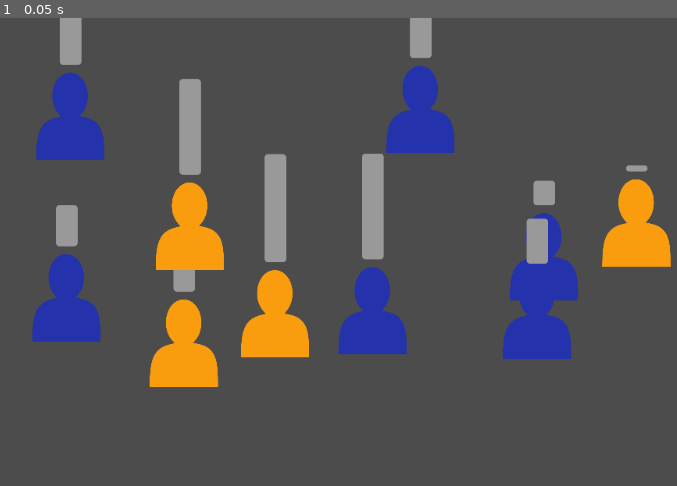
Above: before the commit, frame 1.
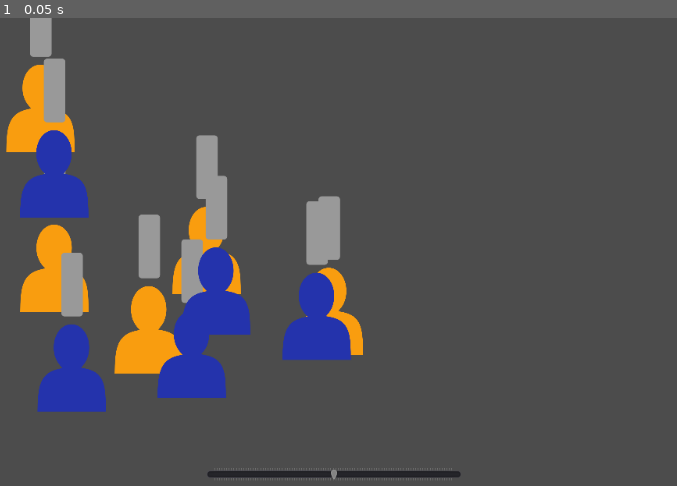
Above: after the commit, the same moment.

Repository: Maaack/Supply-and-Demand-Simulator
Game: Godot game, scene res://Scenes/Main/Main.tscn
Same seed, same stepped clock (60 frames per second), same inputs: the game is played once before the commit and once after it.
Inputs:
- Up to frame 1 (0.05 s): no input

The runs differ from the first frame. In frame 1, 24% of the frame differs, in the area x 0-100%, y 0-99%.

Commit message:
INIT-02: Adds control over the ratio of buyers/sellers.

Diff:
--- a/Scenes/Characters/BaseCharacter.gd
+++ b/Scenes/Characters/BaseCharacter.gd
@@ -1,5 +1,7 @@
 extends Node2D
 
+
+class_name BaseCharacter
 
 enum CharacterRoles{BUYER, SELLER}
 
@@ -9,14 +11,17 @@
 export var buyer_color : Color
 export var seller_color : Color
 
-func _ready():
-	var role : int = randi() % 2
-	var price_point_mod : float = randf() * 0.9
-	match role:
+var character_role : int
+var price_point : float
+
+func set_role(value : int):
+	character_role = value
+	match character_role:
 		CharacterRoles.BUYER:
 			sprite_node.modulate = buyer_color
 		CharacterRoles.SELLER:
 			sprite_node.modulate = seller_color
-			price_point_mod += 0.1
-	var price_point : float = price_point_mod * 100
+
+func set_price_point(value : float):
+	price_point = value
 	basic_bar_ui.set_base(price_point)
--- a/Scenes/Main/Main.gd
+++ b/Scenes/Main/Main.gd
@@ -1,17 +1,7 @@
-extends Node2D
+extends Control
 
 
-var base_character_scene = preload("res://Scenes/Characters/BaseCharacter.tscn")
+onready var world_2d = $ViewportContainer/Viewport/World2D
 
-func add_random_character():
-	var base_character_instance : Node2D = base_character_scene.instance()
-	add_child(base_character_instance)
-	var new_x : float = rand_range(100.0, 924.0)
-	var new_y : float = rand_range(100.0, 500.0)
-	base_character_instance.position = Vector2(new_x, new_y)
-
-
-func _ready():
-	randomize()
-	for i in range(10):
-		add_random_character()
+func _on_HSlider_value_changed(value : float):
+	world_2d.update_ratio(value / 100.0)
--- a/Scenes/Main/Main.tscn
+++ b/Scenes/Main/Main.tscn
@@ -1,6 +1,43 @@
-[gd_scene load_steps=2 format=2]
+[gd_scene load_steps=3 format=2]
 
+[ext_resource path="res://Scenes/World2D/World2D.tscn" type="PackedScene" id=1]
 [ext_resource path="res://Scenes/Main/Main.gd" type="Script" id=2]
 
-[node name="Main" type="Node2D"]
+[node name="Main" type="Control"]
+anchor_right = 1.0
+anchor_bottom = 1.0
 script = ExtResource( 2 )
+__meta__ = {
+"_edit_use_anchors_": false
+}
+
+[node name="ViewportContainer" type="ViewportContainer" parent="."]
+anchor_right = 1.0
+anchor_bottom = 1.0
+stretch = true
+__meta__ = {
+"_edit_use_anchors_": false
+}
+
+[node name="Viewport" type="Viewport" parent="ViewportContainer"]
+size = Vector2( 1024, 600 )
+handle_input_locally = false
+render_target_update_mode = 3
+
+[node name="World2D" parent="ViewportContainer/Viewport" instance=ExtResource( 1 )]
+
+[node name="HSlider" type="HSlider" parent="."]
+anchor_left = 0.5
+anchor_top = 1.0
+anchor_right = 0.5
+anchor_bottom = 1.0
+margin_left = -163.0
+margin_top = -30.0
+margin_right = 163.0
+value = 50.0
+rounded = true
+tick_count = 101
+__meta__ = {
+"_edit_use_anchors_": false
+}
+[connection signal="value_changed" from="HSlider" to="." method="_on_HSlider_value_changed"]
--- /dev/null
+++ b/Scenes/World2D/World2D.gd
@@ -0,0 +1,49 @@
+extends Node2D
+
+
+var base_character_scene = preload("res://Scenes/Characters/BaseCharacter.tscn")
+var character_ratio : float = 0.5
+var character_count : int = 10
+var character_array : Array = []
+
+func add_character():
+	var base_character_instance : BaseCharacter = base_character_scene.instance()
+	add_child(base_character_instance)
+	var new_x : float = rand_range(100.0, 924.0)
+	var new_y : float = rand_range(100.0, 500.0)
+	base_character_instance.position = Vector2(new_x, new_y)
+	character_array.append(base_character_instance)
+	return base_character_instance
+
+func get_buyer_count():
+	return round(character_count * character_ratio)
+
+func set_character_to_buyer(character : BaseCharacter):
+	character.set_role(BaseCharacter.CharacterRoles.BUYER)
+
+func set_character_to_seller(character : BaseCharacter):
+	character.set_role(BaseCharacter.CharacterRoles.SELLER)
+
+func update_ratio(value : float):
+	var prior_count : int = get_buyer_count()
+	character_ratio = value
+	var current_count : int = get_buyer_count()
+	if current_count > prior_count:
+		for i in range(prior_count, current_count):
+			var current_character : BaseCharacter = character_array[i]
+			if is_instance_valid(current_character):
+				set_character_to_buyer(current_character)
+	elif current_count < prior_count:
+		for i in range(current_count, prior_count):
+			var current_character : BaseCharacter = character_array[i]
+			if is_instance_valid(current_character):
+				set_character_to_seller(current_character)
+
+func _ready():
+	randomize()
+	for i in range(character_count):
+		var character : BaseCharacter = add_character()
+		if i < get_buyer_count():
+			set_character_to_buyer(character)
+		else:
+			set_character_to_seller(character)
--- /dev/null
+++ b/Scenes/World2D/World2D.tscn
@@ -0,0 +1,6 @@
+[gd_scene load_steps=2 format=2]
+
+[ext_resource path="res://Scenes/World2D/World2D.gd" type="Script" id=1]
+
+[node name="World2D" type="Node2D"]
+script = ExtResource( 1 )
--- a/project.godot
+++ b/project.godot
@@ -8,9 +8,14 @@
 
 config_version=4
 
-_global_script_classes=[  ]
+_global_script_classes=[ {
+"base": "Node2D",
+"class": "BaseCharacter",
+"language": "GDScript",
+"path": "res://Scenes/Characters/BaseCharacter.gd"
+} ]
 _global_script_class_icons={
-
+"BaseCharacter": ""
 }
 
 [application]
Not shown, added: ROADMAP.md
